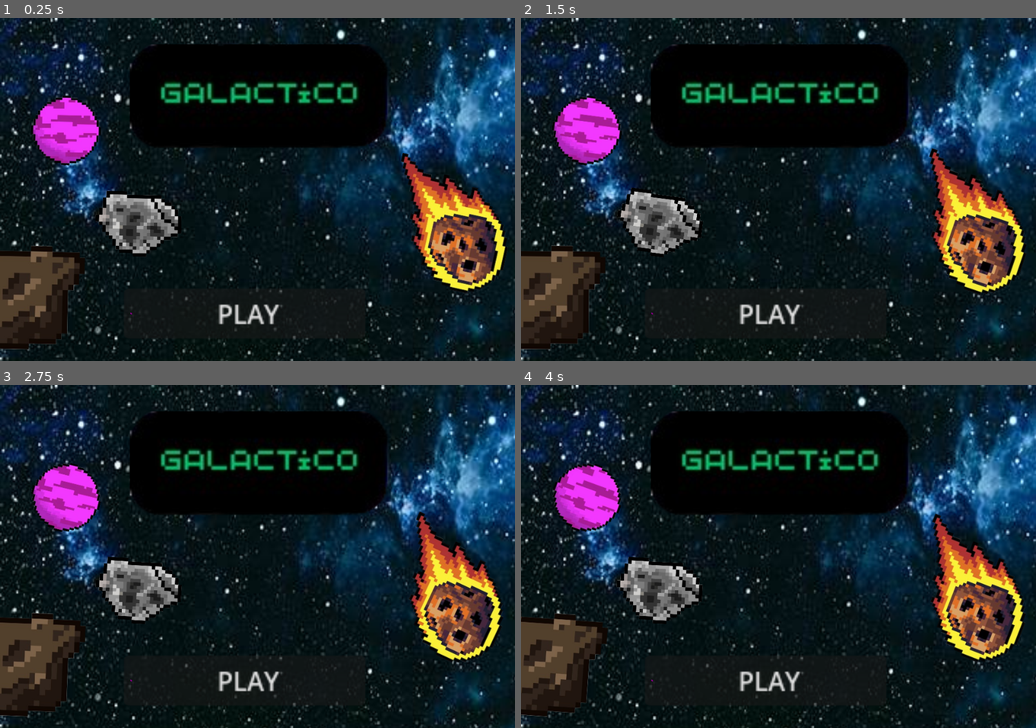
Above: before the commit, frames 1-4 (two rows, left to right).
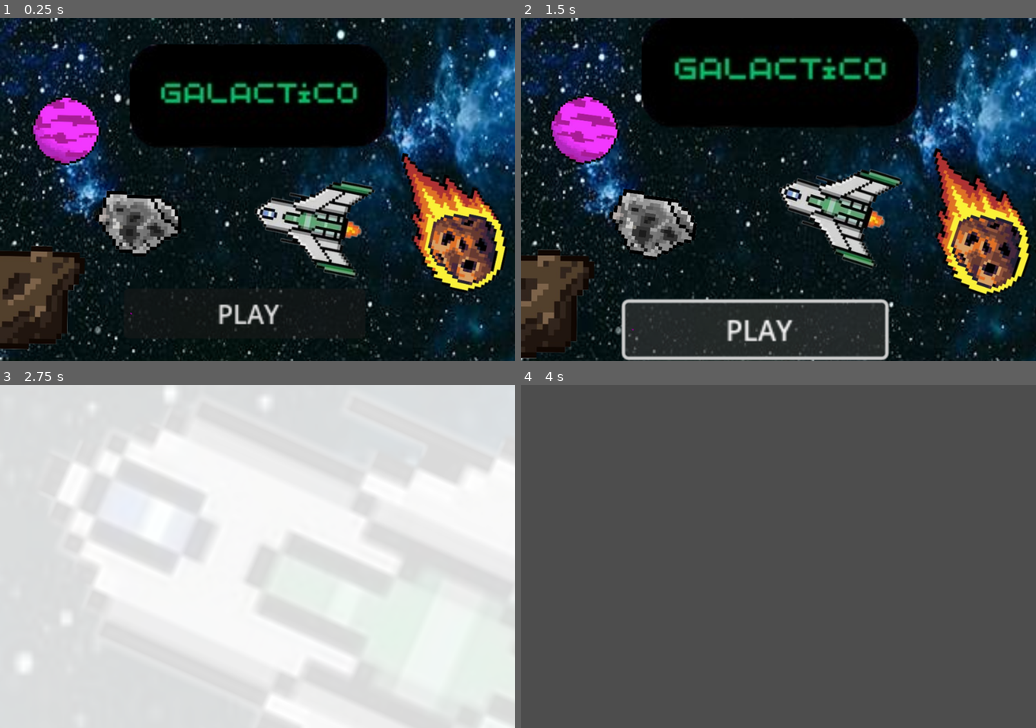
Above: after the commit, the same moments.

Repository: shreya-0718/space-game
Game: Godot game, scene res://scenes/intro.tscn
Same seed, same stepped clock (60 frames per second), same inputs: the game is played once before the commit and once after it.
Inputs (mouse positions are in pixels of both pictures, inside the frame that each line leads up to):
- Up to frame 1 (0.25 s): no input
- Up to frame 2 (1.5 s): click (768, 312) at 0.5 s, where only the run after the commit has a clickable "PLAY"; tap Enter at 1.25 s; hold Right from 1.28 s (still down); tap Alt at 1.35 s
- Up to frame 3 (2.75 s): release Right at 2.03 s; hold Down from 2.03 s (still down); tap Shift at 2.1 s
- Up to frame 4 (4 s): release Down at 2.78 s; hold Right 2.78-3.53 s; tap Alt at 2.85 s; hold Up from 3.53 s (still down); tap Shift at 3.6 s

The runs differ from the first frame. In frame 1, 2.9% of the frame differs, in the area x 49-73%, y 47-76%; in frame 2, 24%; in frame 3, 100%, in the area x 0-100%, y 0-100%; in frame 4, 99%.

Commit message:
got play button to work + transition!

Diff:
--- a/scenes/intro.tscn
+++ b/scenes/intro.tscn
@@ -26,7 +26,6 @@
 offset_right = 380.0
 offset_bottom = 535.0
 scale = Vector2(3, 3)
-mouse_filter = 2
 text = "PLAY"
 icon = SubResource("PlaceholderTexture2D_ayt76")
 metadata/_edit_use_anchors_ = true
@@ -37,7 +36,6 @@
 texture = ExtResource("3_272cy")
 
 [node name="spaceship" type="Sprite2D" parent="."]
-visible = false
 position = Vector2(583, 380)
 rotation = -1.39626
 scale = Vector2(1.40089, 1.45306)
@@ -72,10 +70,10 @@
 position = Vector2(479, 319)
 
 [node name="WhiteRect" type="ColorRect" parent="."]
-visible = false
+modulate = Color(1, 1, 1, 0)
 z_index = 991
 offset_right = 977.0
 offset_bottom = 655.0
-color = Color(1, 1, 1, 0)
+mouse_filter = 2
 
 [connection signal="pressed" from="Button" to="." method="_on_button_pressed"]
--- a/scripts/intro.gd
+++ b/scripts/intro.gd
@@ -28,7 +28,7 @@
 		original_positions[name] = objects[name]["node"].position
 		original_scales[name] = objects[name]["node"].scale
 
-	start_rocking()
+	start_rocking() # have id crisis
 
 
 func start_rocking():
@@ -82,13 +82,8 @@
 
 	cam.zoom = Vector2(1.0 + eased * 0.2, 1.0 + eased * 0.2)
 
-
-func fade_to_white():
-	var t = create_tween()
-	t.tween_property(white, "modulate:a", 1.0, 0.8)
-
-
 func _on_button_pressed():
+	print("Clicked on button")
 	camera_dolly_in(1.5)
 
 	await get_tree().create_timer(1.5).timeout
@@ -97,7 +92,12 @@
 	var t = create_tween()
 	t.tween_property(cam, "zoom", Vector2(15, 15), 3).set_ease(Tween.EASE_IN)
 
-	fade_to_white()
+	var w = create_tween()
+	w.tween_property($WhiteRect, "modulate:a", 1.0, 0.8)
+	await w.finished
 
-	await get_tree().create_timer(0.8).timeout
 	get_tree().change_scene_to_file("res://scenes/Test.tscn")
+
+	var w2 = create_tween()
+	w2.tween_property($WhiteRect, "modulate:a", 0, 0.8)
+	await w2.finished
